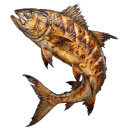
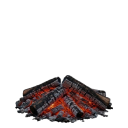
Before/after of a 128px x 128px layered artwork. What changed in the layer stack:
added layer "Layer 158" above "Layer 157" over [15, 75, 113, 123]
hid group "Group 1" (99 layers) over [10, 2, 118, 127]
hid "Cooked Stormer" over [10, 2, 118, 127]
hid group "Fishing" (31 layers) over [10, 2, 118, 126]
hid group "Husbandry" (31 layers) over [10, 2, 118, 127]
